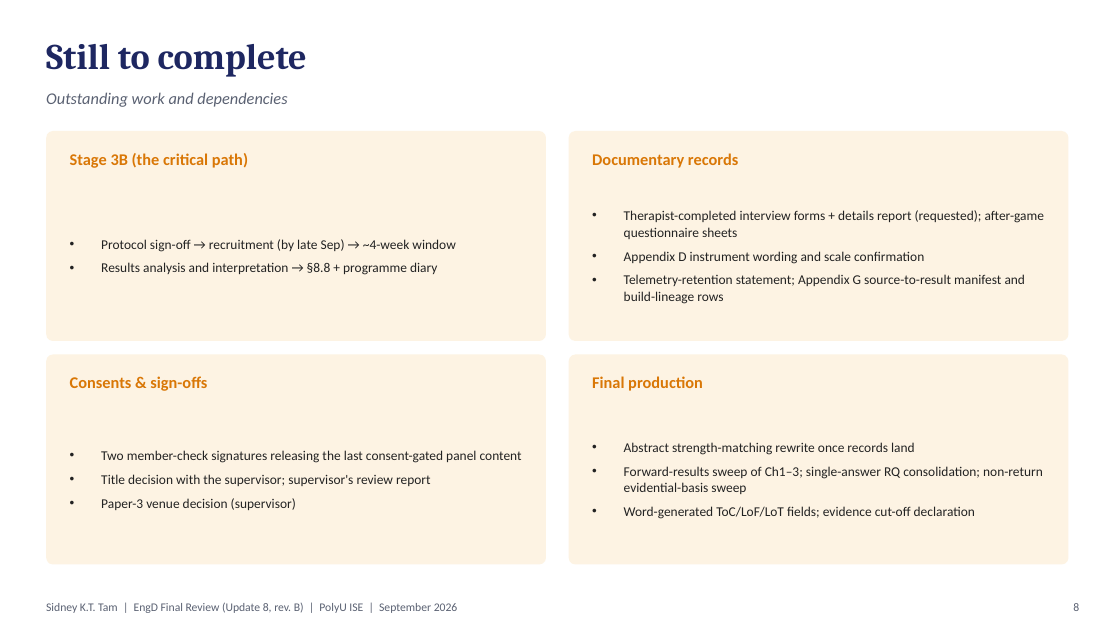
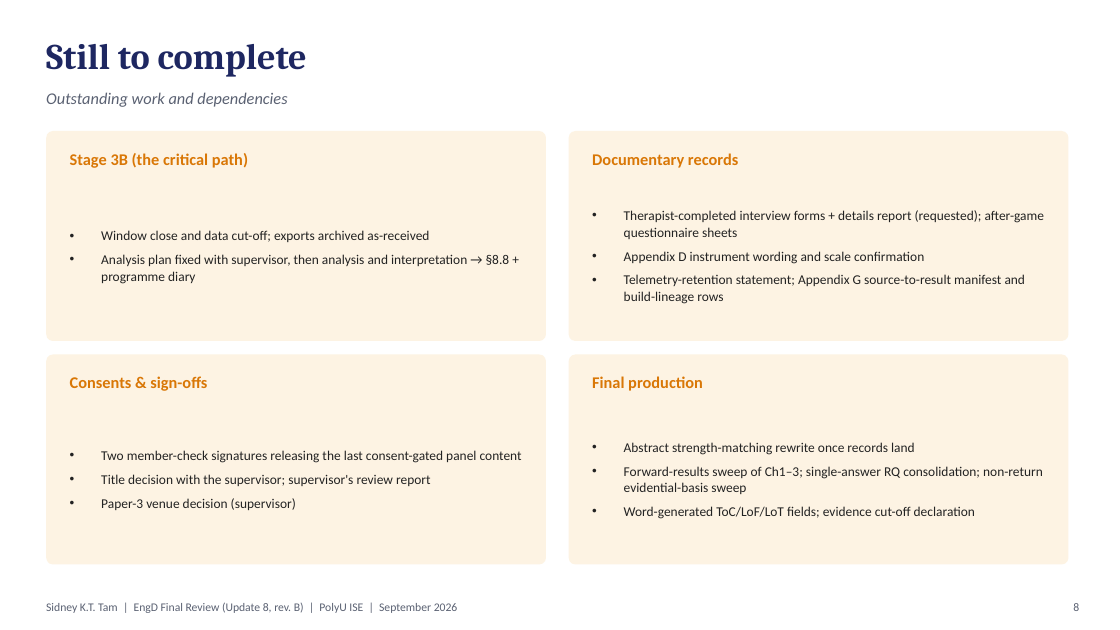
Before and after one commit to leicatam/gamification, a slide deck: slide 8 of docs/presentations/EngD_Update_8_Final_Review_September2026_revB.pptx. Drawn at 1120x630 pixels with LibreOffice and Linux fonts; fonts in the diff are those of the drawing. Boxes give left, top, right and bottom in pixels: in the first picture for what was removed or moved away, otherwise in the second. Text is boxed around its words. In the diff, an @@ line names an element or a change of style, - is before the commit and + after.

```diff
--- a/docs/presentations/EngD_Update_8_Final_Review_September2026_revB.pptx
+++ b/docs/presentations/EngD_Update_8_Final_Review_September2026_revB.pptx
@@ text at [101,230,510,284]: text changed @@
-• Protocol sign-off → recruitment (by late Sep) → ~4-week window
-• Results analysis and interpretation → §8.8 + programme diary
+• Window close and data cut-off; exports archived as-received
+• Analysis plan fixed with supervisor, then analysis and interpretation → §8.8 + programme diary
```
Also in this commit, not shown: 3 other slides changed, 1 other file.
